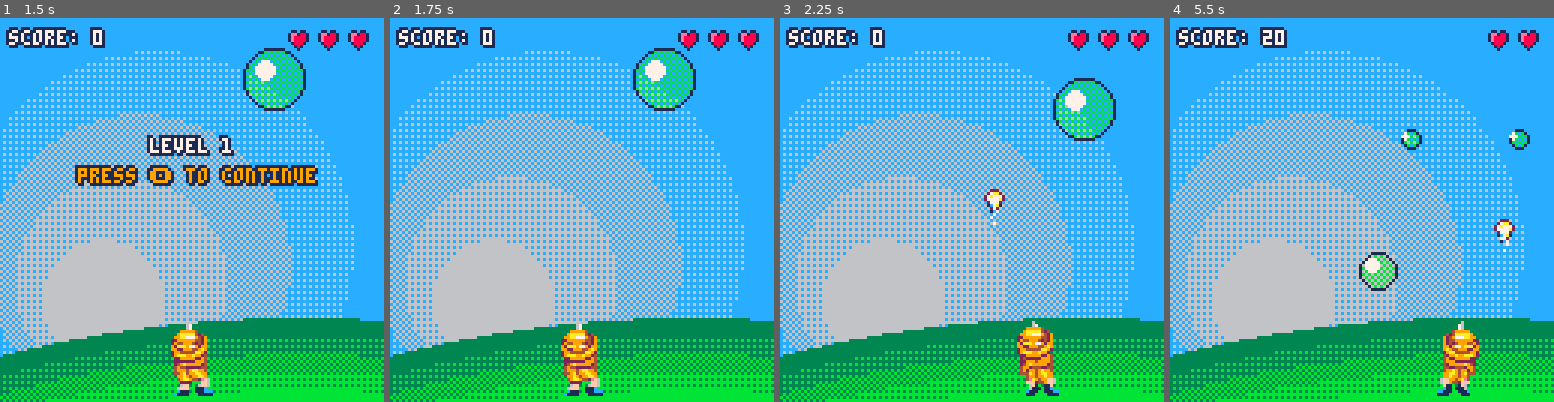
Above: before the commit, frames 1-4 (left to right).
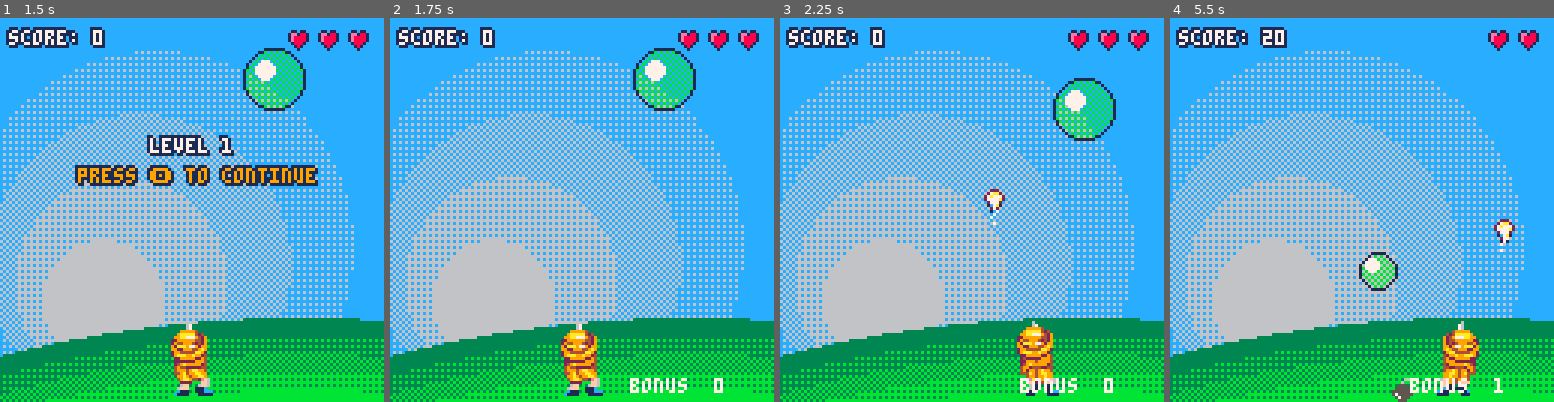
Above: after the commit, the same moments.

Repository: escargames/Anthrax
Game: PICO-8 cartridge Anthrax.p8
The game is run twice, just before and just after one commit, with the same random seed, the same clock (stepped at 60 frames per second) and the same inputs.
Inputs:
- Up to frame 1 (1.5 s): tap X (X key) at 0.33, 1.07 s; tap O (Z key) at 0.7 s
- Up to frame 2 (1.75 s): hold Right from 1.6 s (still down); tap O (Z key) at 1.7 s
- Up to frame 3 (2.25 s): tap X (X key) at 1.85 s; release Right at 2.1 s; tap O (Z key) at 2.1 s
- Up to frame 4 (5.5 s): hold Right 2.47-3.03 s; tap O (Z key) every 0.4 s from 2.5 to 5.3 s; tap X (X key) at 2.97, 4.08, 5.2 s; hold Left 3.08-3.58 s; hold Down 3.63-3.97 s; hold Right 4.02-4.68 s; hold Left from 5.08 s (still down)

Frame 1 is identical in both runs. In frame 2, 0.4% of the frame differs, in the area x 62-87%, y 93-98%; in frame 3, 0.4%; in frame 4, 1.0%, in the area x 57-94%, y 28-100%.

Commit message:
bonus added (hourglass + bomb)

Diff:
--- a/Anthrax.p8
+++ b/Anthrax.p8
@@ -55,6 +55,11 @@
     return min + rnd(max-min)
 end
 
+function ccrnd(tab)  -- takes a tab and choose randomly between the elements of the table
+  n = flr(crnd(1,#tab+1))
+  return tab[n]
+end
+
 --
 -- menu state handling
 --
@@ -75,10 +80,12 @@
     level = 1
     sc = 0
     lives = 3
+    bonus = {}
 end
 
 function begin_play()
     state = "pause"
+    hourglass = false
     tm = 0
     ball_list = {}
     shot_list = {}
@@ -103,9 +110,16 @@
         --add_ball()
     end
 
-    update_balls()
+    if not hourglass then
+        update_balls()
+    elseif hourglass > 0 then
+        hourglass -= 1
+    else hourglass = false
+    end
     update_player()
     update_shots()
+    update_bonus()
+    activate_bonus()
 
     if (btnp(5)) then
         add_shot()
@@ -239,6 +253,10 @@
             local dx, dy, dr = s.x - b.x, s.y - b.y, b.r + 2
             -- use /256 to avoid overflows
             if dx/256*dx + dy/256*dy < dr/256*dr then
+                -- sometimes bonus
+                    if rnd() < 0.1 then
+                        add(bonus, { type = ccrnd({0, 1}), x = b.x, y = b.y, vx=ccrnd({-b.vx, b.vx}), vy=b.vy})
+                    end
                 -- destroy ball or split ball
                 if b.r < 5 then
                     del(ball_list, b)
@@ -260,6 +278,53 @@
 end
 
 --
+-- bonus
+--
+
+function update_bonus()
+    if not hourglass then
+        foreach(bonus, function(b)
+            if b.vy > 0 and (b.y + 9) > 128 then
+                b.vy = 0
+                b.vx = 0
+                b.y = 120
+            else
+                b.vy += 5
+                b.x += b.vx / 30
+                b.y += b.vy / 30
+            end
+            if b.vx < 0 and b.x < 0 then
+                b.vx = - b.vx
+                sfx(2)
+            end
+            if b.vx > 0 and (b.x + 7) > 128 then
+                b.vx = - b.vx
+                sfx(2)
+            end
+        end)
+    end
+end
+
+function activate_bonus()
+    foreach(bonus, function(b)
+        local dx, dy = b.x - player.x, b.y - player.y + 12
+        if abs(dx) < 7 and abs(dy) < 8 then
+            if b.type == 0 then -- bonus is an hourglass
+                hourglass = 60
+            elseif b.type == 1 then -- bonus is a bomb
+                foreach(ball_list, function(ball)
+                    if ball.r < 5 then
+                        del(ball_list, ball)
+                    end
+                end)
+            end
+            del(bonus, b)
+            sfx(7)
+        end
+    end)
+end
+
+--
 -- drawing
 --
 
@@ -289,6 +354,15 @@
         circ(b.x, b.y, b.r, 1)
         circfill(b.x - b.r * 0.3, b.y - b.r * 0.3, b.r * 0.35, 7)
     end)
+
+    foreach(bonus, function(b)
+        if b.type == 0 then
+            spr(9, b.x, b.y)
+        elseif b.type == 1 then
+            spr(10, b.x, b.y)
+        end
+    end)
+
     if player.invincible > 0 and sin(4*player.invincible) > 0 then
         for i=1,16 do pal(i,7) end
     end
@@ -314,7 +389,7 @@
         end
 	else
 		    spr(32, 115, 3)
-		    coprint(lives.."x", 105, 6)
+		    coprint(lives, 110, 5)
     end
 end
 
@@ -325,6 +400,10 @@
     cprint("3..."..tostr(dget(3)), 100)
 end
 
+function draw_debug()
+    print ("bonus  "..#bonus, 80, 120)
+end
+
 config.menu.draw = function ()
     draw_world()
     cprint("welcome!", 40)
@@ -334,6 +413,7 @@
 
 config.play.draw = function ()
     draw_play()
+    draw_debug()
 end
 
 config.pause.draw = function ()
@@ -351,14 +431,14 @@
 end
 
 __gfx__
-00000000000000000000000000000000000000000000000000000000000000000000000000000000000000000000000000000000000000000000000000000000
-00000000000000000000000000000000000000000000000000000000000000000000000000000000000000000000000000000000000000000000000000000000
-00700700000002222240000000009999940000000000000000000000000000000000000000000000000000000000000000000000000000000000000000000000
-0007700000022244449400000009aaaaa42400000000000000000000000000000000000000000000000000000000000000000000000000000000000000000000
-0007700000024999997940000099aa77794290000000000000000000000000000000000000000000000000000000000000000000000000000000000000000000
-00700700002499949999400002299999944290000000000000000000000000000000000000000000000000000000000000000000000000000000000000000000
-00000000002299949999400002944999424290000000442222240000000002444224000000000000000000000000000000000000000000000000000000000000
-0000000000249a9999924000092aaa977929900000009949aa990000000029949a99000000000000000000000000000000000000000000000000000000000000
+00000000000000000000000000000000000000000000000000000000000000000000000055555550000066900000000000000000000000000000000000000000
+000000000000000000000000000000000000000000000000000000000000000000000000d00000d0000600000000000000000000000000000000000000000000
+0070070000000222224000000000999994000000000000000000000000000000000000000dfffd00005550000000000000000000000000000000000000000000
+0007700000022244449400000009aaaaa42400000000000000000000000000000000000000dfd000055555000000000000000000000000000000000000000000
+0007700000024999997940000099aa77794290000000000000000000000000000000000000d0d000555555500000000000000000000000000000000000000000
+0070070000249994999940000229999994429000000000000000000000000000000000000d0f0d00575555500000000000000000000000000000000000000000
+000000000022999499994000029449994242900000004422222400000000024442240000dfffffd0057555000000000000000000000000000000000000000000
+0000000000249a9999924000092aaa977929900000009949aa990000000029949a99000055555550005550000000000000000000000000000000000000000000
 0022200000499a999994400009922999449a900000009a499aa9900000004a949aa9900000000000000000000000000000000000000000000000000000000000
 027aa200004999a499424000029944444aa9200000099a9499aa90000000499499a9900000000000000000000000000000000000000000000000000000000000
 27a777200044999949942000029aaa99a992000000049aa9442ef60000004ea9499ff60000000000000000000000000000000000000000000000000000000000
